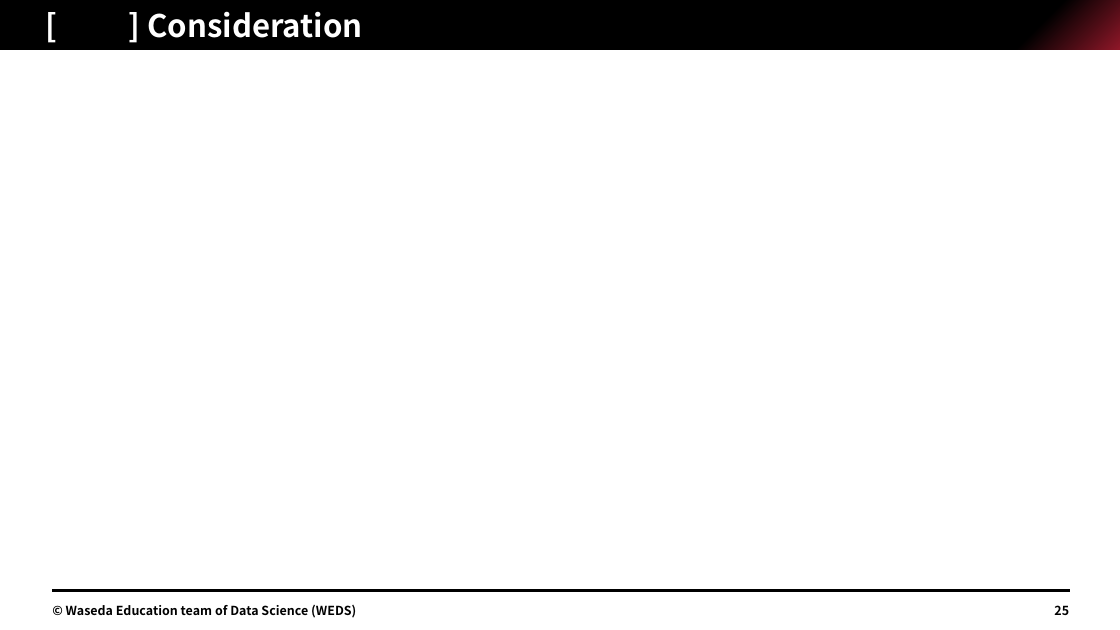
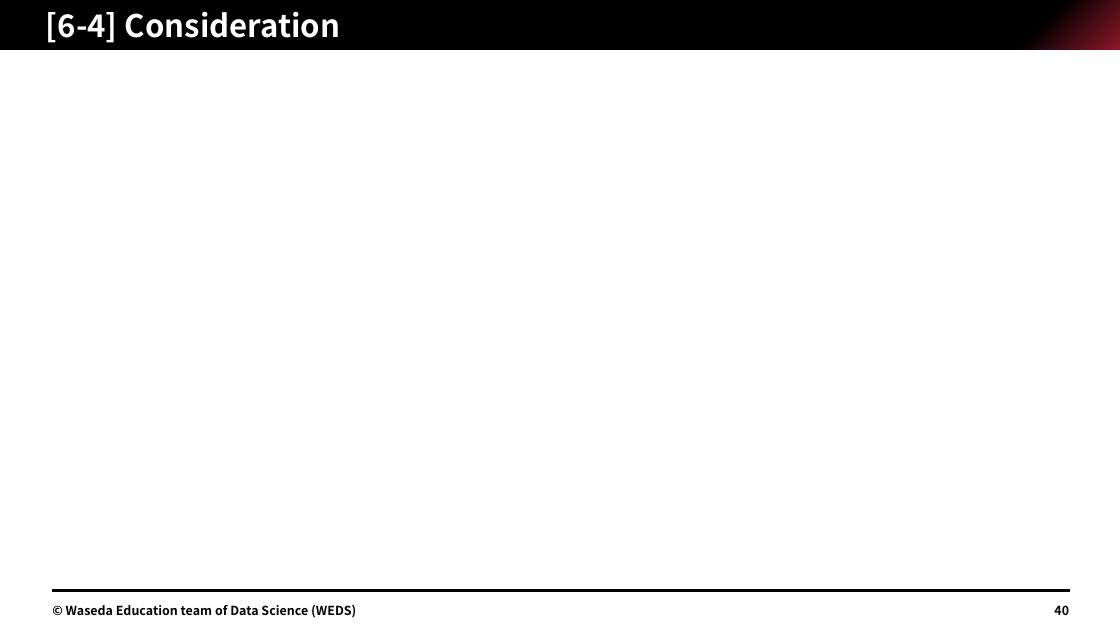
Before and after one commit to Jimin-Park0901/Data-Science, a slide deck: slide 40 of Store_Sale/assignment/1W22CF16.pptx (slide 25 before the commit). Drawn at 1120x630 pixels with LibreOffice and Linux fonts; fonts in the diff are those of the drawing; grey boxes stand for pictures. Boxes give left, top, right and bottom in pixels: in the first picture for what was removed or moved away, otherwise in the second. Text is boxed around its words. In the diff, an @@ line names an element or a change of style, - is before the commit and + after.

```diff
--- a/Store_Sale/assignment/1W22CF16.pptx
+++ b/Store_Sale/assignment/1W22CF16.pptx
@@ title at <box>46,11,340,43</box>: text changed @@
-[ ] Consideration
+[6-4] Consideration
@@ page number at <box>1054,605,1069,615</box>: text changed @@
-25
+40
```
Also in this commit, not shown: 16 other slides changed, 23 slides added, 1 slide removed, 4 other files.
